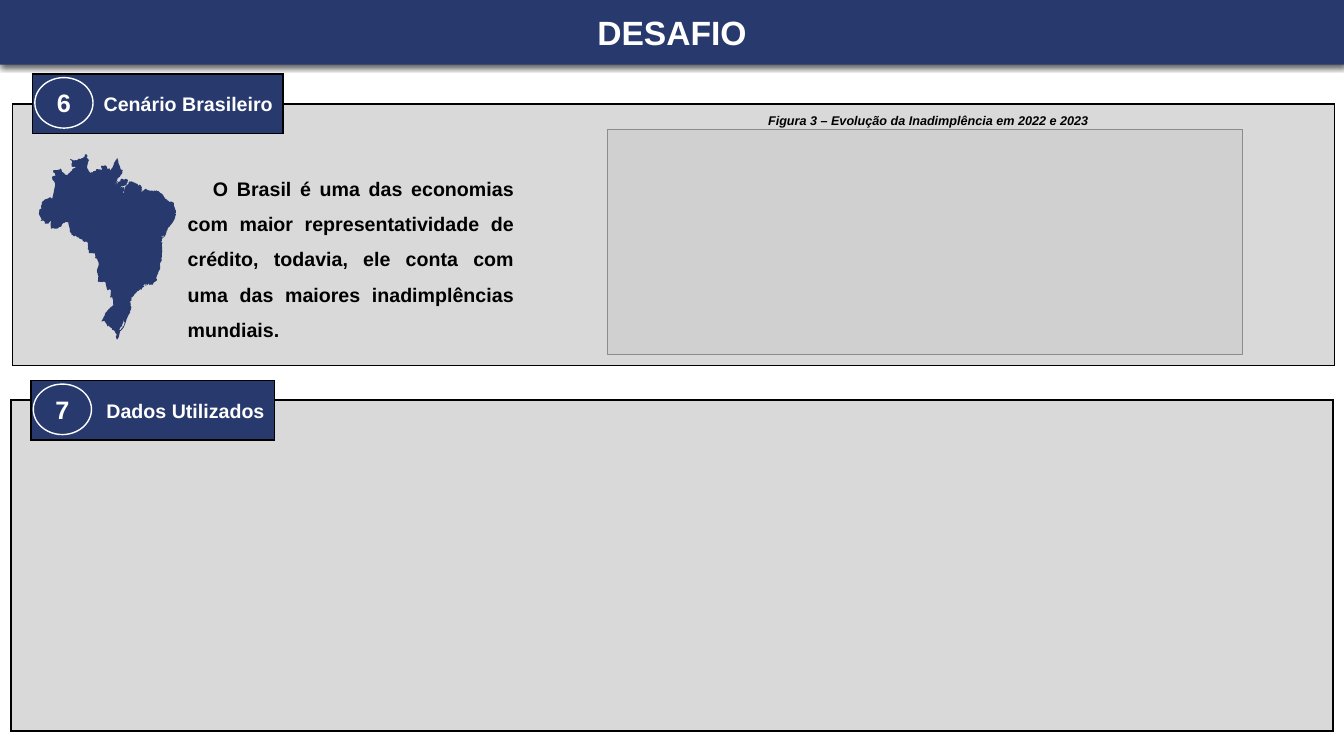
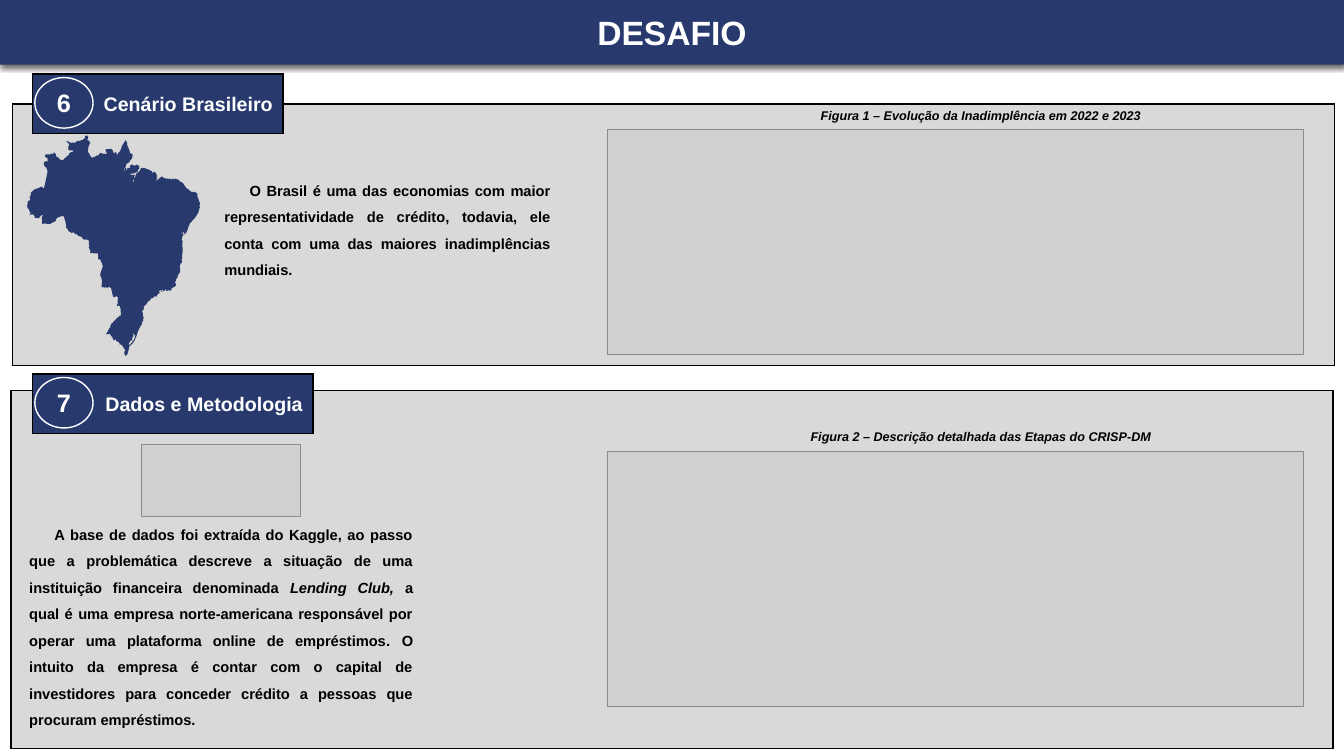
Before and after one commit to leonardovargas10/Modelo_Risco_de_Credito, a slide deck: slide 4 of documents/Apresentação - Leonardo Aderaldo Vargas.pptx. Drawn at 1344x756 pixels with LibreOffice and Linux fonts; fonts in the diff are those of the drawing; grey boxes stand for pictures. Boxes give left, top, right and bottom in pixels: in the first picture for what was removed or moved away, otherwise in the second. Text is boxed around its words. In the diff, an @@ line names an element or a change of style, - is before the commit and + after.

```diff
--- a/documents/Apresentação - Leonardo Aderaldo Vargas.pptx
+++ b/documents/Apresentação - Leonardo Aderaldo Vargas.pptx
@@ text at (x1=821, y1=110, x2=1141, y2=123): text changed @@
-Figura 3 – Evolução da Inadimplência em 2022 e 2023
+Figura 1 – Evolução da Inadimplência em 2022 e 2023
@@ freeform shape resized from (x1=39, y1=154, x2=176, y2=340) to (x1=27, y1=135, x2=201, y2=356) @@
@@ picture resized from (x1=608, y1=129, x2=1243, y2=354) to (x1=608, y1=129, x2=1305, y2=354) @@
@@ text "O Brasil é uma das ..." moved from (x1=188, y1=181, x2=514, y2=337) to (x1=224, y1=185, x2=551, y2=275) @@
@@ text "O Brasil é uma das ..." at (x1=224, y1=185, x2=551, y2=275): size 14 to 10.5 pt @@
@@ rectangle "Dados e Metodologia" resized from (x1=31, y1=381, x2=275, y2=441) to (x1=32, y1=374, x2=313, y2=434) @@
@@ ellipse "7" moved from (x1=33, y1=384, x2=92, y2=435) to (x1=35, y1=377, x2=94, y2=427) @@
@@ rectangle resized from (x1=11, y1=400, x2=1333, y2=731) to (x1=11, y1=390, x2=1333, y2=749) @@
@@ text in rectangle at (x1=105, y1=396, x2=302, y2=415): text changed @@
-Dados Utilizados
+Dados e Metodologia
@@ picture added at (x1=141, y1=445, x2=300, y2=517) @@
@@ text added at (x1=811, y1=432, x2=1151, y2=444), 9 pt, text #000000, bold, italic @@
+Figura 2 – Descrição detalhada das Etapas do CRISP-DM
@@ picture added at (x1=608, y1=452, x2=1305, y2=707) @@
@@ text added at (x1=29, y1=529, x2=413, y2=728), 10.5 pt, text #000000, bold @@
+A base de dados foi extraída do Kaggle, ao passo que a problemática descreve a situação de uma instituição financeira denominada Lending Club, a qual é uma empresa norte-americana responsável por operar uma plataforma online de empréstimos. O intuito da empresa é contar com o capital de investidores para conceder crédito a pessoas que procuram empréstimos.
```
Also in this commit, not shown: 3 other slides changed, 1 slide added, 2 other files.
